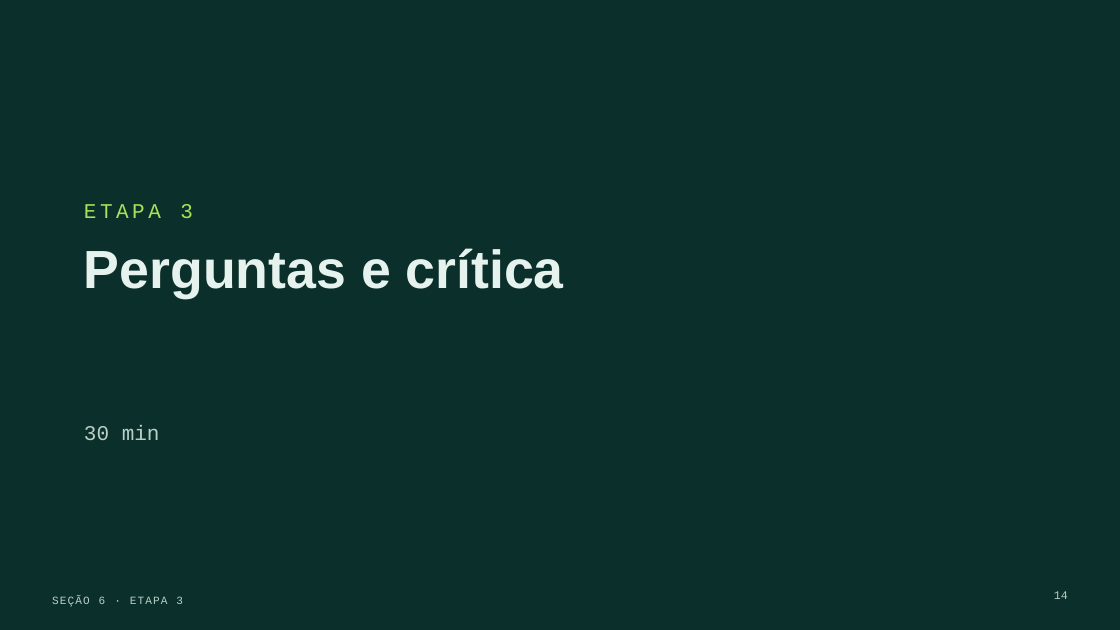
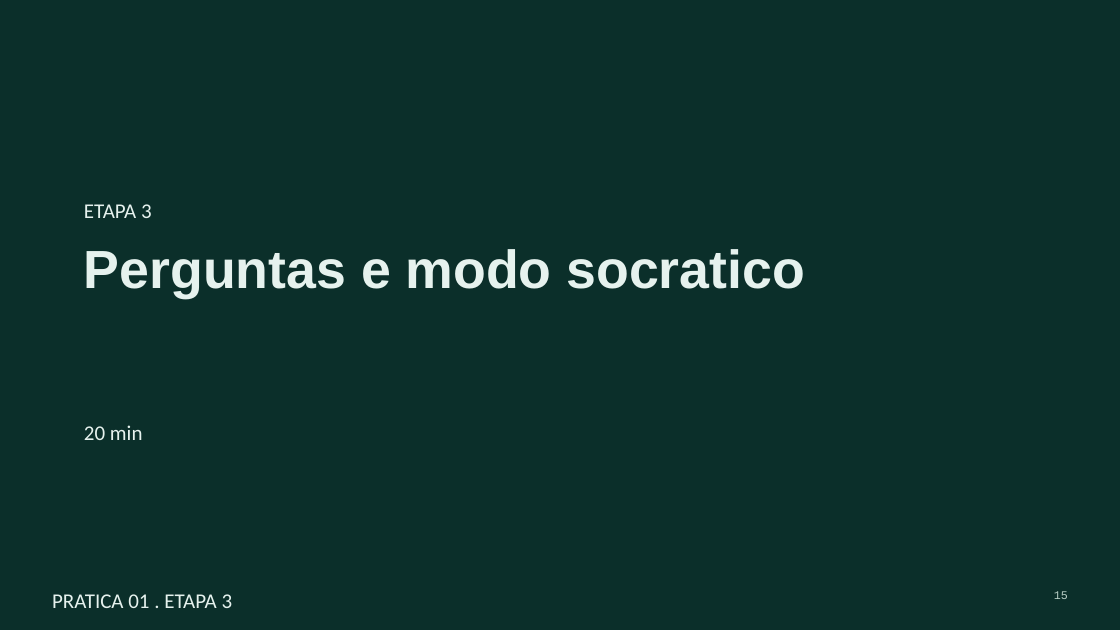
Before and after one commit to Bayer-Group/course-AI-UFV, a slide deck: slide 15 of 8. IA Generativa e Modelos de Linguagem na Pesquisa Científica_Eder_Kaique/Pratica_01_Eder/Estudar e reproduzir um artigo científico com Claude Code.pptx (slide 14 before the commit). Drawn at 1120x630 pixels with LibreOffice and Linux fonts; fonts in the diff are those of the drawing. Boxes give left, top, right and bottom in pixels: in the first picture for what was removed or moved away, otherwise in the second. Text is boxed around its words. In the diff, an @@ line names an element or a change of style, - is before the commit and + after.

```diff
--- a/8. IA Generativa e Modelos de Linguagem na Pesquisa Científica_Eder_Kaique/Pratica_01_Eder/Estudar e reproduzir um artigo científico com Claude Code.pptx
+++ b/8. IA Generativa e Modelos de Linguagem na Pesquisa Científica_Eder_Kaique/Pratica_01_Eder/Estudar e reproduzir um artigo científico com Claude Code.pptx
@@ text "ETAPA 3" at [84,204,152,218]: font Courier New to Calibri, text colour #A6E35A to #E6F2EE, letter spacing 3 to 0 pt @@
@@ title at [84,249,805,298]: text changed @@
-Perguntas e crítica
+Perguntas e modo socratico
@@ text at [84,425,143,440]: text changed; font Courier New to Calibri; text colour #B9CFC6 to #E6F2EE @@
-30 min
+20 min
@@ text at [52,594,233,608]: text changed; size 9.5 to 18 pt; font Courier New to Calibri; text colour #B9CFC6 to #E6F2EE @@
-SEÇÃO 6 · ETAPA 3
+PRATICA 01 . ETAPA 3
@@ page number at [1054,591,1068,599]: text changed @@
-14
+15
```
Also in this commit, not shown: 21 other slides changed, 5 slides added, 6 slides removed, 13 other files.
